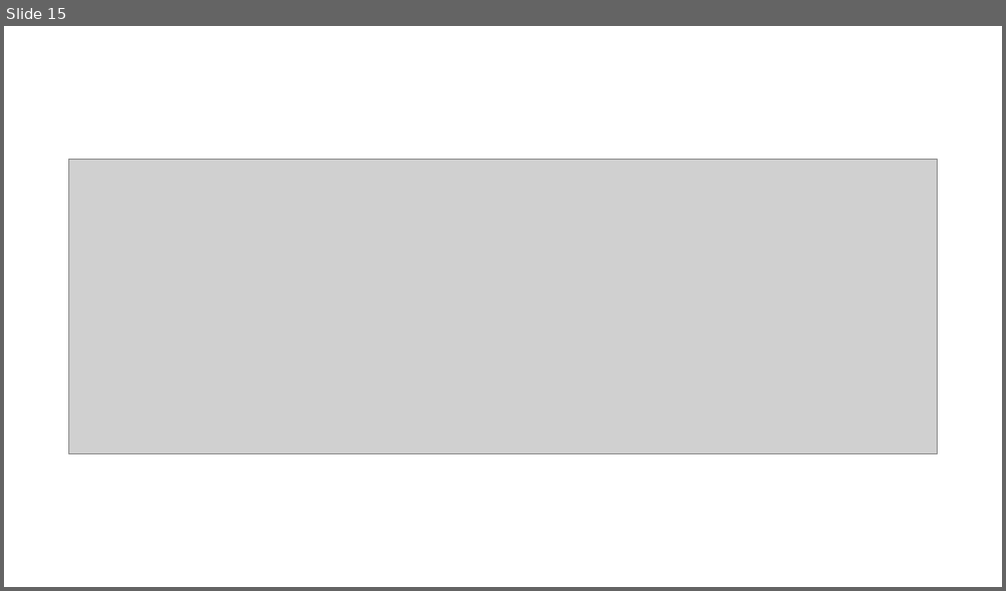
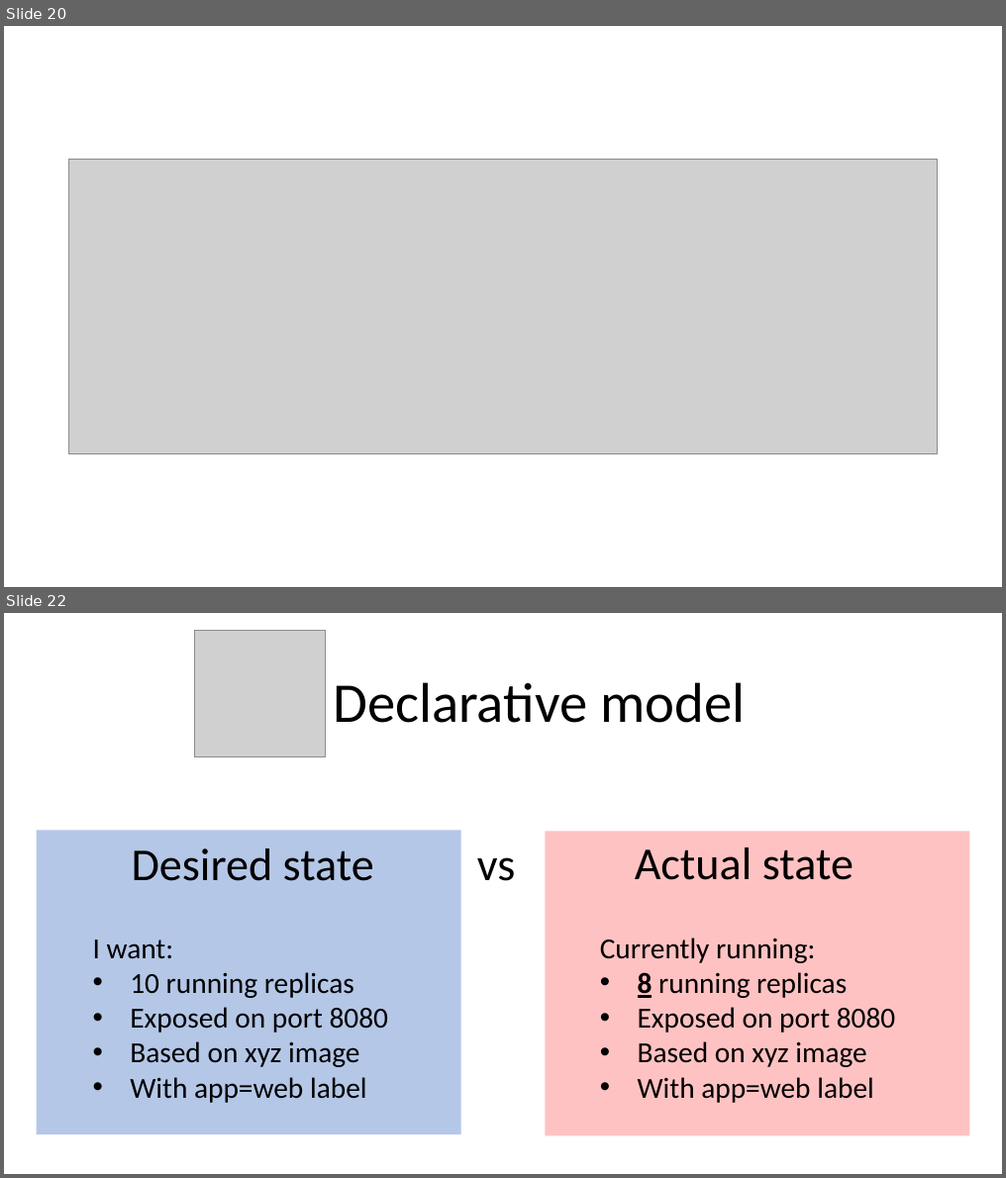
Before and after one commit to nigelpoulton/k8s101, a slide deck: docs/slides.pptx. Shown one above the other, each under a label of ours: slide 15 before the commit, slides 20 and 22 after it; the slides between them are not shown. The pictures are 1006x591 and 1006x1178 pixels, drawn with LibreOffice and Linux fonts; fonts in the diff are those of the drawing; grey boxes stand for pictures; background and template pictures are left out. Boxes give left, top, right and bottom in pixels: in the first picture for what was removed or moved away, otherwise in the second. Text is boxed around its words. In the diff, an @@ line names an element or a change of style, - is before the commit and + after.

```diff
--- a/docs/slides.pptx
+++ b/docs/slides.pptx
@@ slide 22 added at box(4, 613, 1002, 1174), background #FFFFFF @@
@@ picture added at box(194, 630, 325, 758) @@
@@ text added at box(333, 682, 745, 723), 54 pt, text #000000 @@
+Declarative model
@@ rectangle added at box(37, 830, 461, 1135), fill #B4C7E7 @@
@@ text added at box(132, 849, 374, 881), 44 pt, text #000000 @@
+Desired state
@@ rectangle added at box(546, 832, 970, 1137), fill #FF0000 at 24% opacity @@
@@ text added at box(635, 848, 853, 880), 44 pt, text #000000 @@
+Actual state
@@ text added at box(477, 858, 516, 881), 44 pt, text #000000 @@
+vs
@@ text added at box(600, 938, 895, 1103), 28 pt, text #000000 @@
+Currently running:
+• 8 running replicas
+• Exposed on port 8080
+• Based on xyz image
+• With app=web label
@@ text added at box(93, 940, 388, 1103), 28 pt, text #000000 @@
+I want:
+• 10 running replicas
+• Exposed on port 8080
+• Based on xyz image
+• With app=web label
@@ what was slide 15 is now slide 20 @@
```
Also in this commit, not shown: 2 slides changed, 14 other slides added, 1 slide removed, 4 other files.
